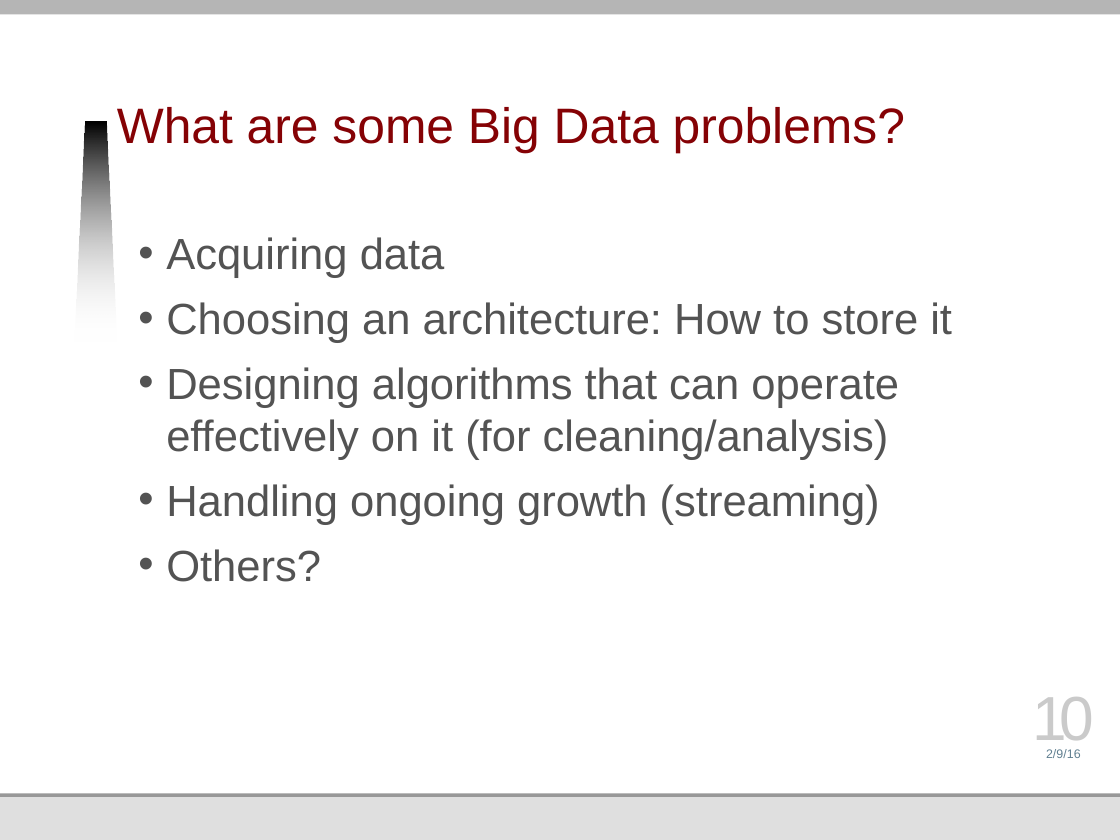
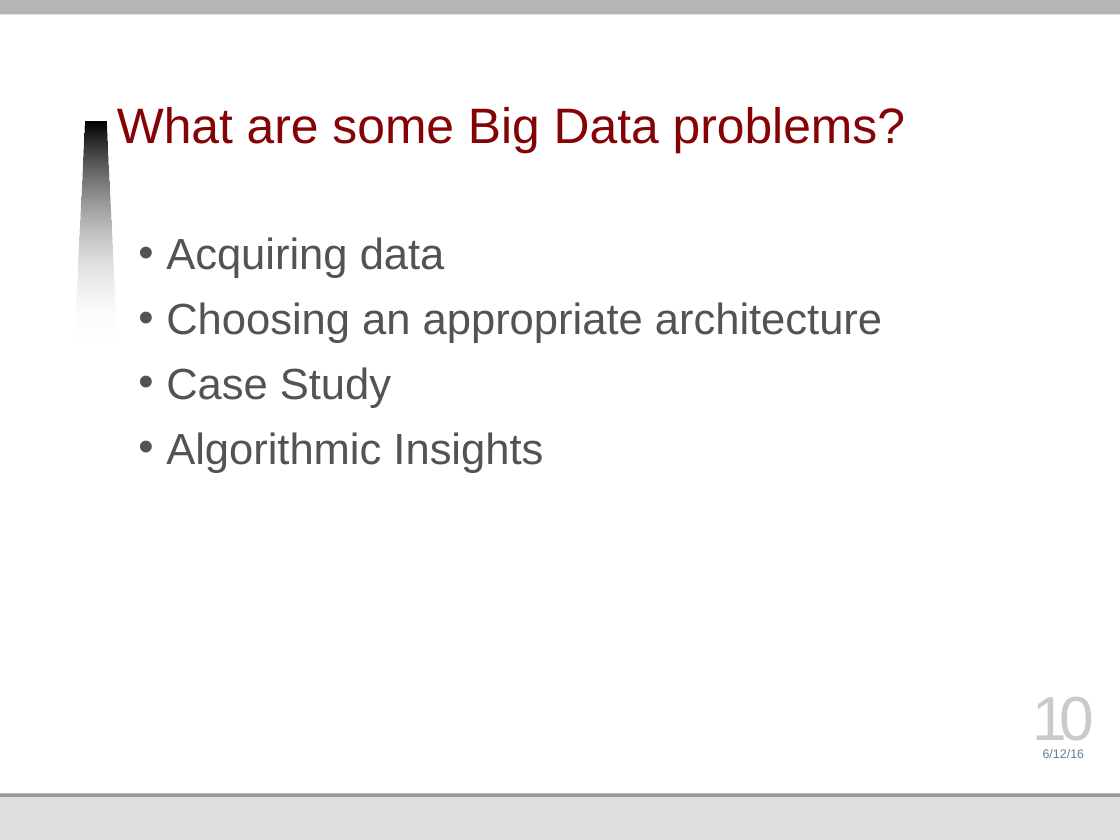
Before and after one commit to jmankoff/data, a slide deck: slide 10 of Lectures/9 Big Data Human.pptx. Drawn at 1120x840 pixels with LibreOffice and Linux fonts; fonts in the diff are those of the drawing; background and template pictures are left out. Boxes give left, top, right and bottom in pixels: in the first picture for what was removed or moved away, otherwise in the second. Text is boxed around its words. In the diff, an @@ line names an element or a change of style, - is before the commit and + after.

Commit message:
updated lectures and added todos
Updates based on thinking over what went well and what needs revision
in 2016. Left open todos for 2017.

```diff
--- a/Lectures/9 Big Data Human.pptx
+++ b/Lectures/9 Big Data Human.pptx
@@ text at bbox=[166, 302, 882, 473]: text changed @@
-• Choosing an architecture: How to store it
-• Designing algorithms that can operate effectively on it (for cleaning/analysis)
-• Handling ongoing growth (streaming)
-• Others?
+• Choosing an appropriate architecture
+• Case Study
+• Algorithmic Insights
@@ text at bbox=[1043, 749, 1085, 758]: text changed @@
-2/9/16
+6/12/16
```
Also in this commit, not shown: 58 other slides changed, 8 other files.
